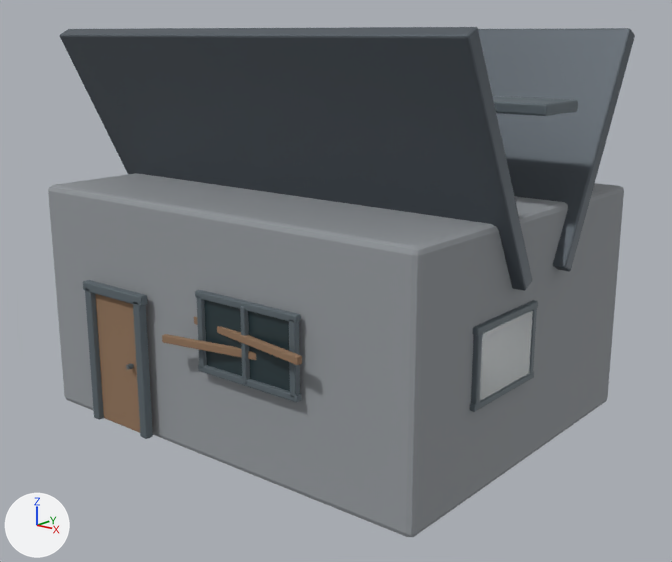
A saved change to the Blender file ArtSource/Buildings/Shack/Shack.blend.
Both versions are drawn from a camera (50 mm lens) standing at (10.93, -13.32, 7.03) and looking at (0.24, -0.28, 2.56). The axes (+X, +Y, +Z) are drawn at lower left. The lights are the same throughout. The older version comes first.

The scene before the commit, as lines of its bpy script (objects in view):
```python
me_cube_001 = bpy.data.meshes.new('Cube.001')
me_cube_001.from_pydata(...)  # 56 vertices, 54 faces; spans x -4.43..4.43, y -0.14..0.14, z -2.14..2.14
me_cube_001.materials.append(mat_shack_roof)  # dark grey #596169
me_cube_002 = bpy.data.meshes.new('Cube.002')
me_cube_002.from_pydata(...)  # 56 vertices, 54 faces; spans x -4.43..4.43, y -0.14..0.14, z -2.14..2.14
me_cube_002.materials.append(mat_shack_roof)  # dark grey #596169
me_cube_008 = bpy.data.meshes.new('Cube.008')
me_cube_008.from_pydata(...)  # 56 vertices, 54 faces; spans x -1.0..1.0, y -0.04..0.04, z -0.62..0.62
me_cube_008.materials.append(mat_shack_glass)  # dark cyan #2c3c40
ob_roofleft = bpy.data.objects.new('RoofLeft', me_cube_001)
ob_roofleft.parent = ob_shack
ob_roofleft.location = (0.0, -1.632, 5.159)
ob_roofleft.rotation_euler = (0.471, 0.0, 0.0)  # degrees (27, 0, 0)
ob_roofright = bpy.data.objects.new('RoofRight', me_cube_002)
ob_roofright.parent = ob_shack
ob_roofright.location = (0.0, 1.632, 5.159)
ob_roofright.rotation_euler = (-0.471, 0.0, 0.0)  # degrees (-27, 0, 0)
ob_windowglass = bpy.data.objects.new('WindowGlass', me_cube_008)
ob_windowglass.parent = ob_shack
ob_windowglass.location = (1.1, -3.475, 2.35)
# also in view: 'SideWindowGlass' at (4.23, -1.0, 2.2); 'DoorFrameLeft' at (-2.78, -3.57, 1.35); 'WindowFrameRight' at (2.1, -3.53, 2.35); 'Board_01' at (0.8, -3.56, 2.18); 'MainShell' at (0.0, 0.0, 2.15)
```
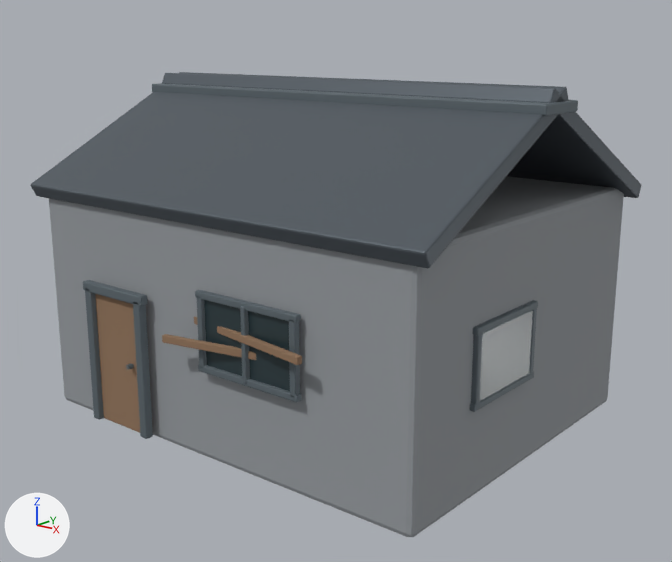
Changed parts and their boxes [x1, y1, x2, y2] in the pictures (672 x 562 px; the box of a moved part takes in the faces that stretch with it):
'RoofLeft', reshaped (14% wider, 26% shorter): before [60, 27, 532, 291]; after [31, 72, 569, 268]
'RoofRight', reshaped: before [478, 28, 635, 271]; after [162, 73, 641, 198]
part 1 of me_cube_001, moved or reshaped: before [60, 34, 469, 38]; after [31, 184, 426, 255]
part 2 of me_cube_001, moved or reshaped: before [60, 37, 526, 291]; after [31, 186, 430, 268]
part 3 of me_cube_001, moved or reshaped: before [62, 27, 478, 37]; after [31, 72, 567, 253]
part 4 of me_cube_001, moved or reshaped: before [470, 30, 532, 289]; after [426, 89, 569, 267]
part 5 of me_cube_002, moved or reshaped: before [478, 28, 631, 30]; after [165, 73, 555, 90]
part 6 of me_cube_002, moved or reshaped: before [478, 29, 631, 268]; after [162, 74, 555, 103]
part 7 of me_cube_002, moved or reshaped (not visible before): after [555, 89, 641, 185]
part 8 of me_cube_002, moved or reshaped: before [554, 31, 635, 271]; after [507, 91, 641, 198]
'RoofRidge', unchanged, uncovered by the edit: before [493, 96, 578, 116]; after [152, 83, 578, 116]

Diff of the bpy script that builds the scene:
```diff
--- a/ArtSource/Buildings/Shack/Shack.blend.py
+++ b/ArtSource/Buildings/Shack/Shack.blend.py
@@ me_cube_001 @@
 # used by ob_roofleft; parent = ob_shack; location = (0.0, -1.632, 5.159); rotation_euler = (0.471, 0.0, 0.0), in degrees (27, 0, 0)
-me_cube_001.from_pydata(...)  # 56 vertices, 54 faces; spans x -4.43..4.43, y -0.14..0.14, z -2.14..2.14
+me_cube_001.from_pydata(...)  # 56 vertices, 54 faces; spans x -4.43..4.43, y -2.14..2.14, z -0.14..0.14
+# me_cube_001 part 1: all 14 vertices in x -4.43..4.43, y -0.14..-0.11, z 2.1..2.14 are moved by (0.0, -2.0, -2.0)
+# me_cube_001 part 2: all 14 vertices in x -4.43..4.43, y -0.14..-0.11, z -2.14..-2.1 are moved by (0.0, -2.0, 2.0)
+# me_cube_001 part 3: all 14 vertices in x -4.43..4.43, y 0.11..0.14, z 2.1..2.14 are moved by (0.0, 2.0, -2.0)
+# me_cube_001 part 4: all 14 vertices in x -4.43..4.43, y 0.11..0.14, z -2.14..-2.1 are moved by (0.0, 2.0, 2.0)
 me_cube_001.materials.append(mat_shack_roof)
@@ me_cube_002 @@
 # used by ob_roofright; parent = ob_shack; location = (0.0, 1.632, 5.159); rotation_euler = (-0.471, 0.0, 0.0), in degrees (-27, 0, 0)
-me_cube_002.from_pydata(...)  # 56 vertices, 54 faces; spans x -4.43..4.43, y -0.14..0.14, z -2.14..2.14
+me_cube_002.from_pydata(...)  # 56 vertices, 54 faces; spans x -4.43..4.43, y -2.14..2.14, z -0.14..0.14
+# me_cube_002 part 5: all 14 vertices in x -4.43..4.43, y -0.14..-0.11, z 2.1..2.14 are moved by (0.0, -2.0, -2.0)
+# me_cube_002 part 6: all 14 vertices in x -4.43..4.43, y -0.14..-0.11, z -2.14..-2.1 are moved by (0.0, -2.0, 2.0)
+# me_cube_002 part 7: all 14 vertices in x -4.43..4.43, y 0.11..0.14, z 2.1..2.14 are moved by (0.0, 2.0, -2.0)
+# me_cube_002 part 8: all 14 vertices in x -4.43..4.43, y 0.11..0.14, z -2.14..-2.1 are moved by (0.0, 2.0, 2.0)
 me_cube_002.materials.append(mat_shack_roof)
```
